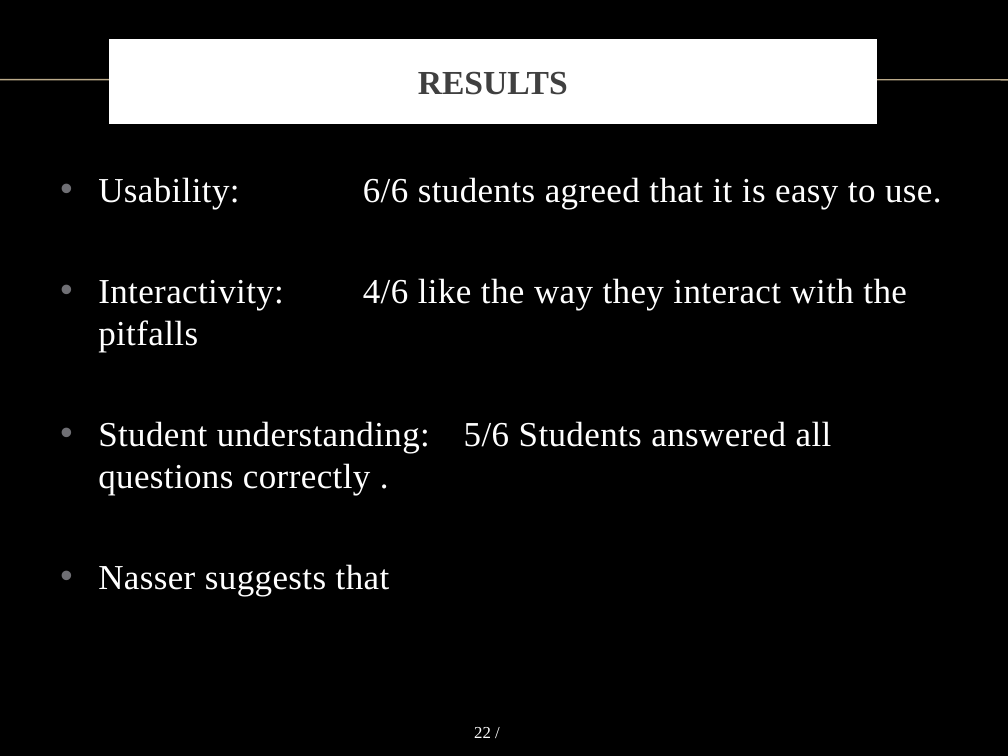
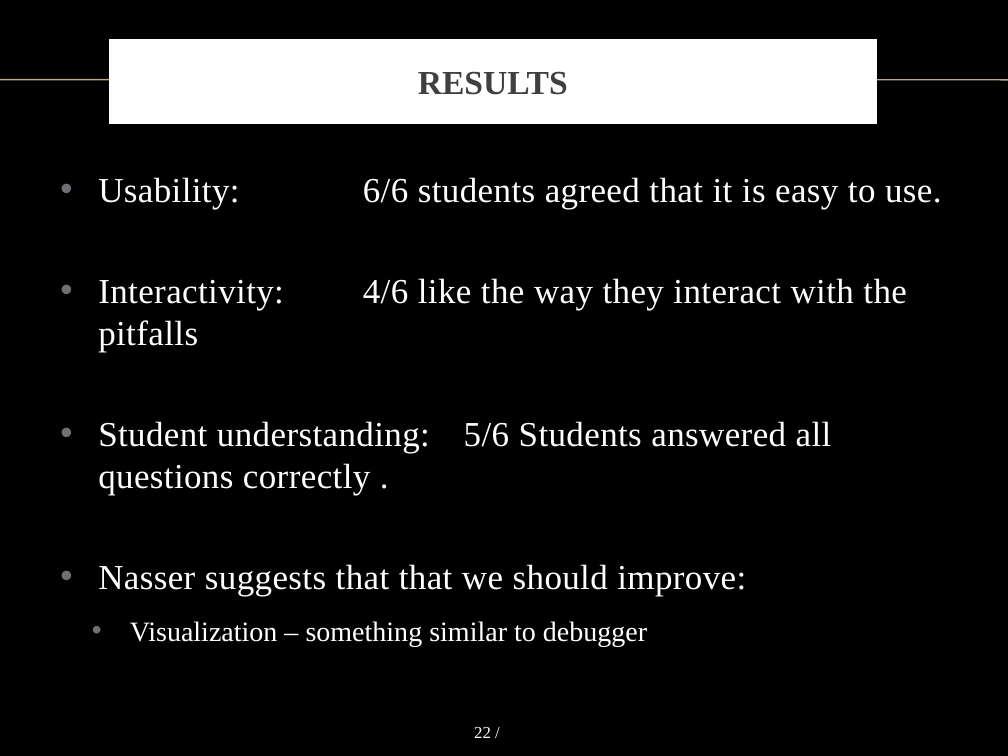
Before and after one commit to vong-srey/Paravantage, a slide deck: slide 22 of Presentation.pptx. Drawn at 1008x756 pixels with LibreOffice and Linux fonts; fonts in the diff are those of the drawing; background and template pictures are left out. Boxes give left, top, right and bottom in pixels: in the first picture for what was removed or moved away, otherwise in the second. Text is boxed around its words. In the diff, an @@ line names an element or a change of style, - is before the commit and + after.

Commit message:
Complete PPT

```diff
--- a/Presentation.pptx
+++ b/Presentation.pptx
@@ text at (98,564,746,646): text changed; size 25 to 20 pt @@
-• Nasser suggests that
+• Nasser suggests that that we should improve:
+  • Visualization – something similar to debugger
```
